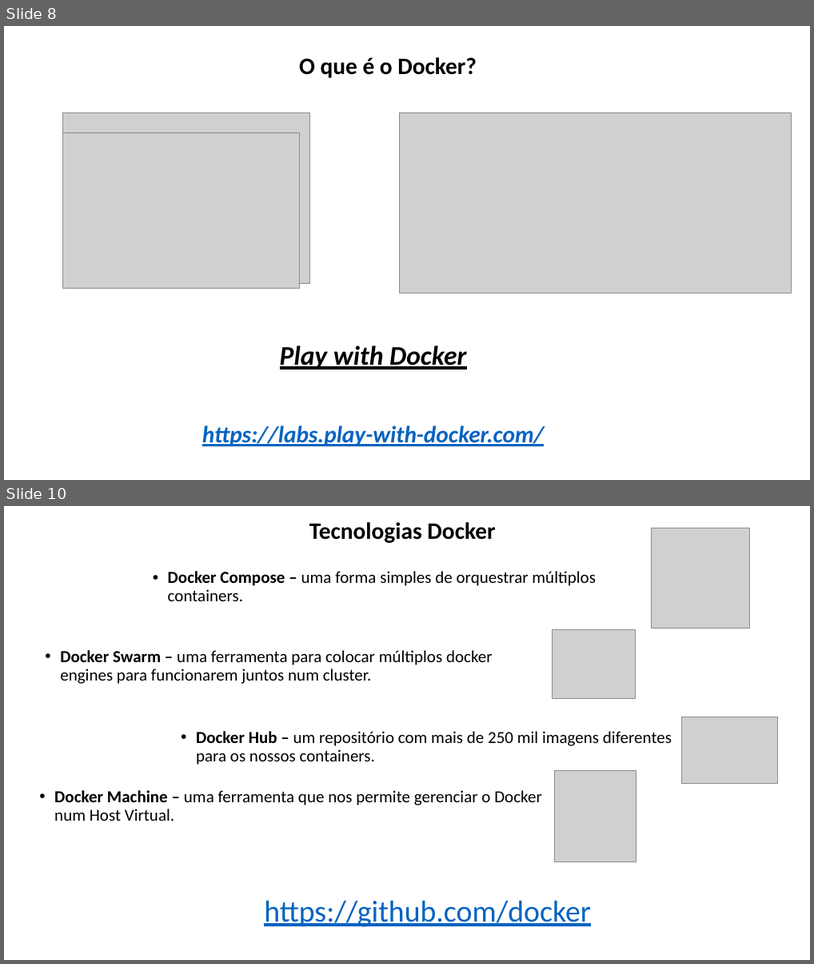
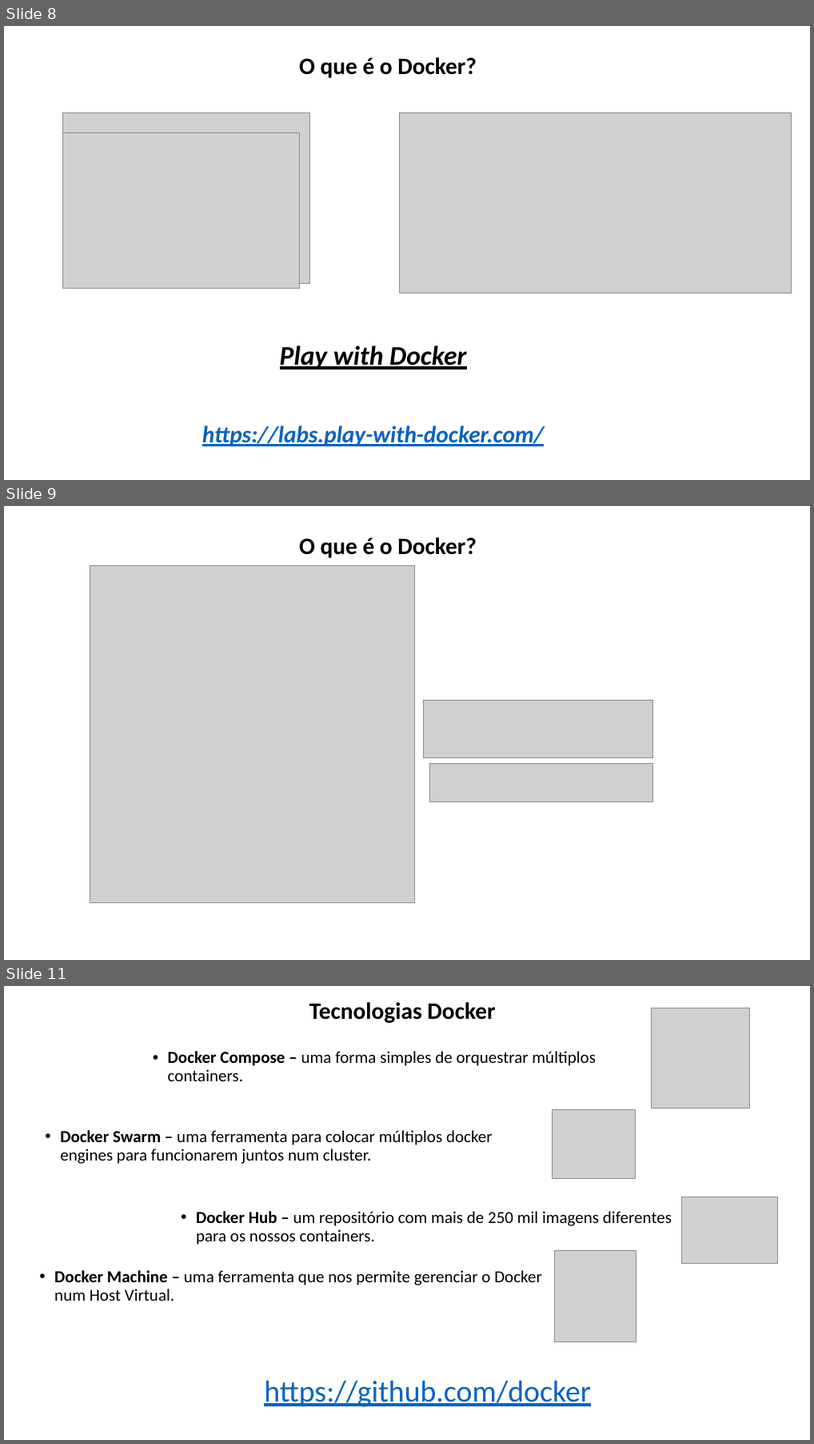
Before and after one commit to lacsousa/learning-docker, a slide deck: docs/docker-apresentacao-01.pptx. Shown one above the other, each under a label of ours: slides 8 and 10 before the commit, slides 8, 9 and 11 after it; the slides between them are not shown. The pictures are 814x964 and 814x1444 pixels, drawn with LibreOffice and Linux fonts; fonts in the diff are those of the drawing; grey boxes stand for pictures. Boxes give left, top, right and bottom in pixels: in the first picture for what was removed or moved away, otherwise in the second. Text is boxed around its words. In the diff, an @@ line names an element or a change of style, - is before the commit and + after.

```diff
--- a/docs/docker-apresentacao-01.pptx
+++ b/docs/docker-apresentacao-01.pptx
@@ slide 9 added at <box>4,506,810,960</box>, background #FFFFFF @@
@@ title added at <box>299,537,477,558</box>, 28 pt, text #000000, bold @@
+O que é o Docker?
@@ picture added at <box>90,565,414,902</box> @@
@@ picture added at <box>424,700,653,758</box> @@
@@ picture added at <box>430,763,653,801</box> @@
@@ what was slide 10 is now slide 11 @@
```
Also in this commit, not shown: 5 slides changed, 1 other slide added, 1 slide removed, 1 other file.
